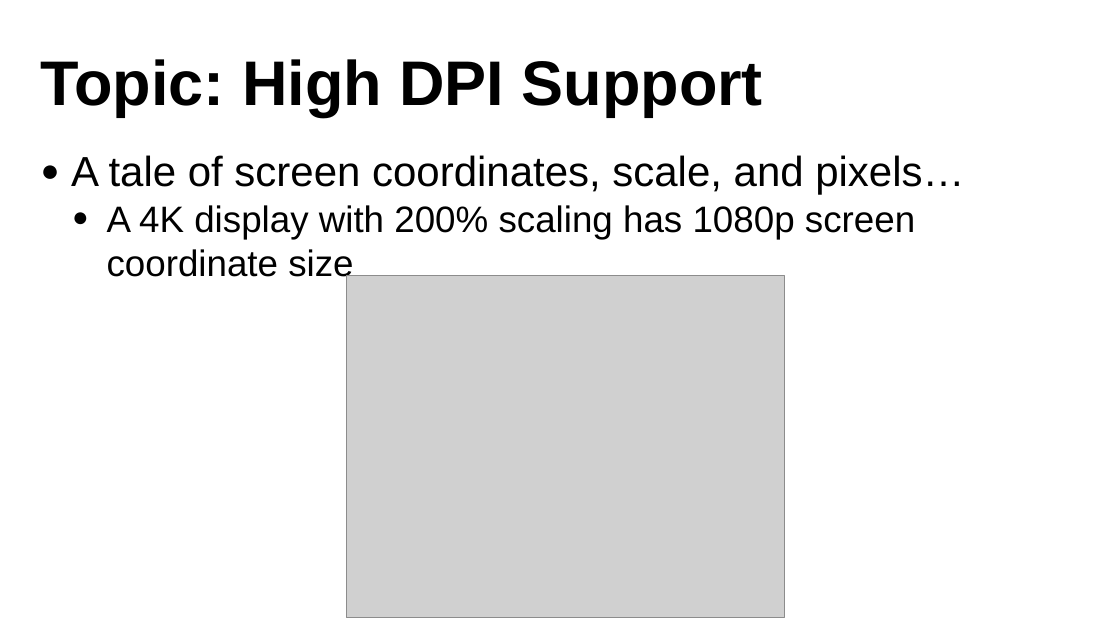
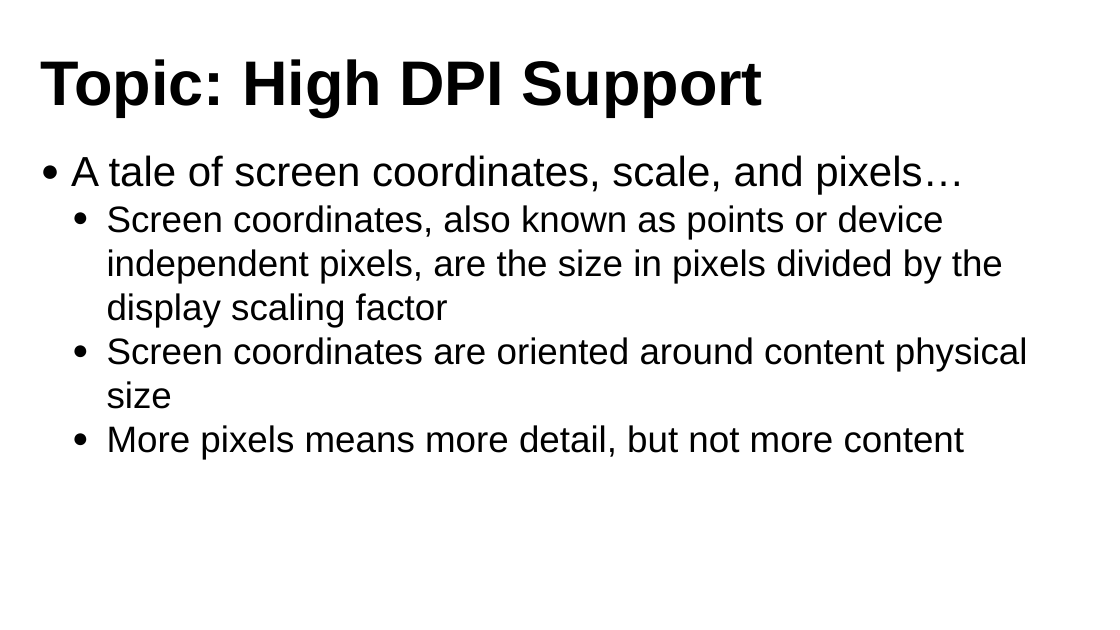
Before and after one commit to libsdl-org/sdlweb, a slide deck: slide 25 of gdc2023/GDC23_Presentation_SDL.pptx. Drawn at 1120x630 pixels with LibreOffice and Linux fonts; fonts in the diff are those of the drawing; grey boxes stand for pictures; background and template pictures are left out. Boxes give left, top, right and bottom in pixels: in the first picture for what was removed or moved away, otherwise in the second. Text is boxed around its words. In the diff, an @@ line names an element or a change of style, - is before the commit and + after.

Commit message:
Final presentation slides for our GDC talk

```diff
--- a/gdc2023/GDC23_Presentation_SDL.pptx
+++ b/gdc2023/GDC23_Presentation_SDL.pptx
@@ text at bbox=[107, 205, 1028, 459]: text changed @@
-  ● A 4K display with 200% scaling has 1080p screen coordinate size
+  ● Screen coordinates, also known as points or device independent pixels, are the size in pixels divided by the display scaling factor
+  ● Screen coordinates are oriented around content physical size
+  ● More pixels means more detail, but not more content
@@ picture removed at bbox=[346, 275, 784, 618] @@
```
Also in this commit, not shown: 7 other slides changed, 3 slides added, 3 slides removed.
